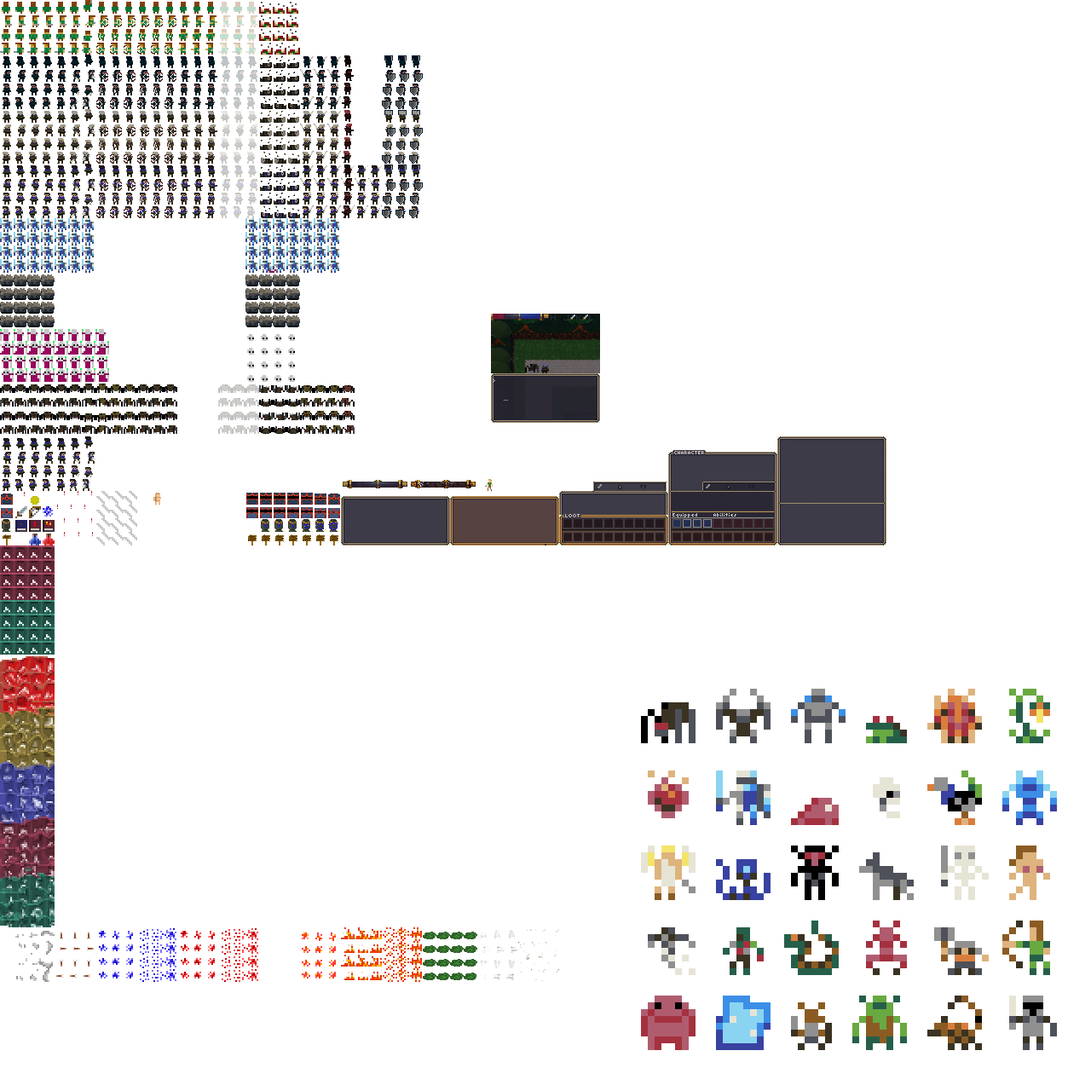
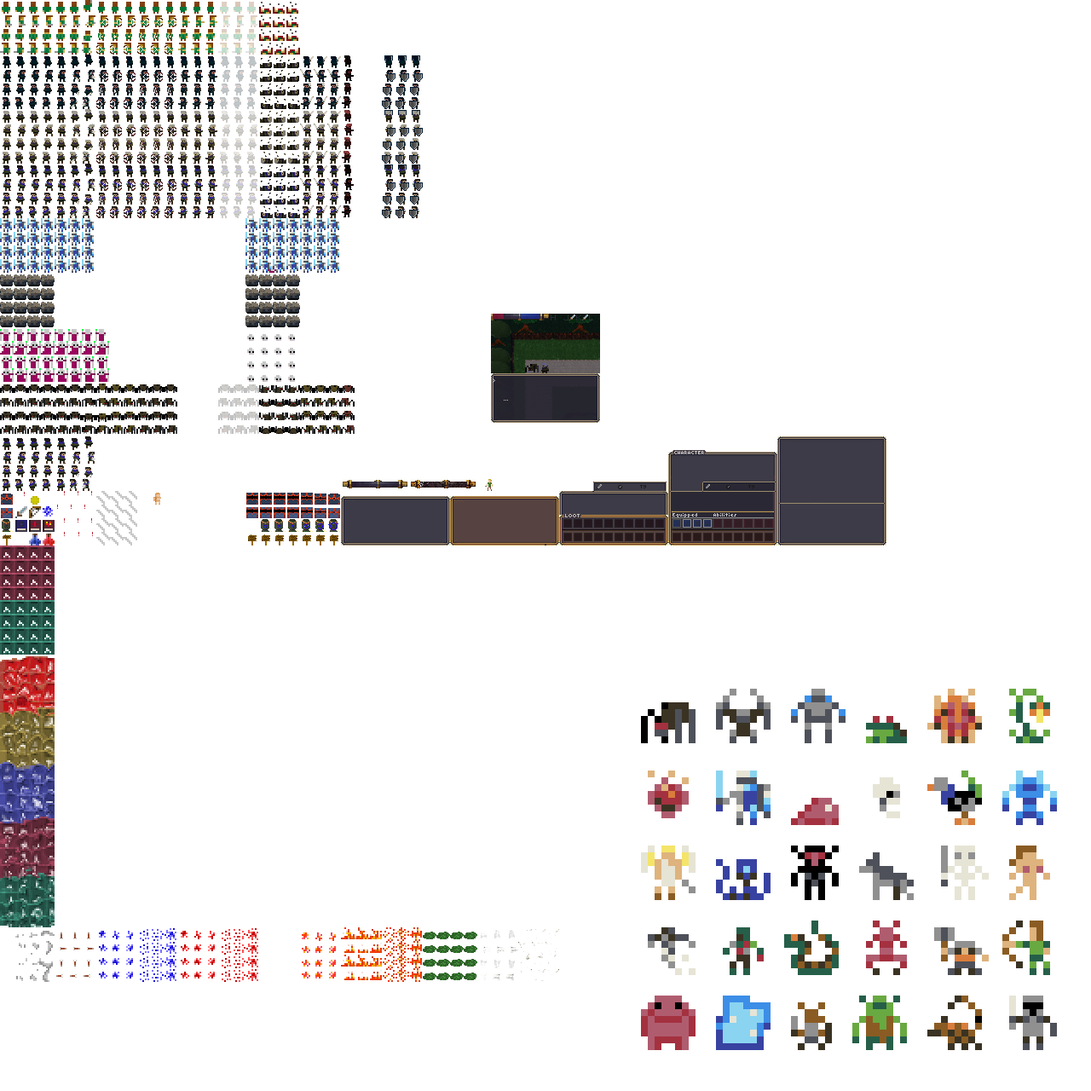
Layers edited between the first and the second 1091x1091 image:
painted on "pixels.png" over (x1=341, y1=164, x2=383, y2=219)
